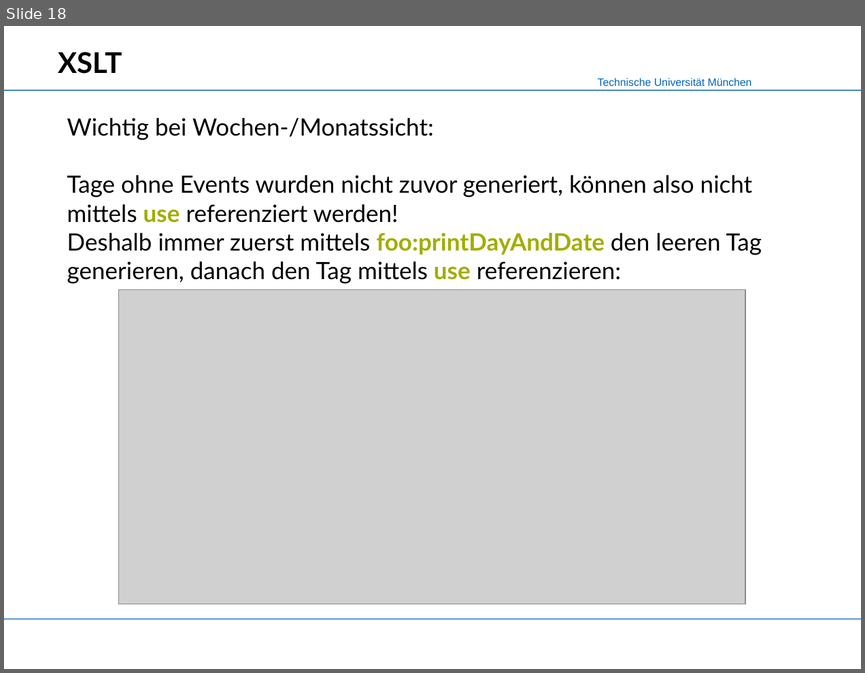
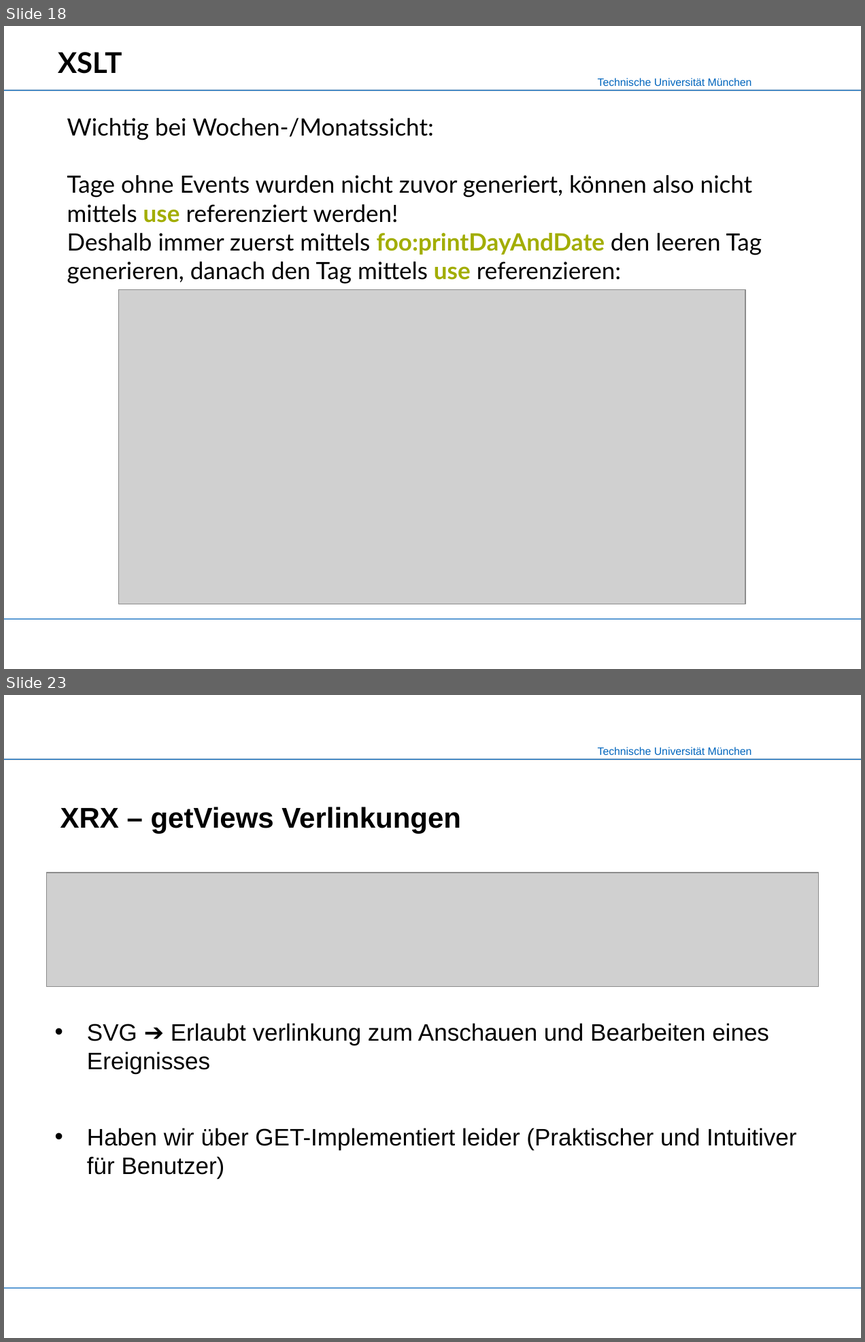
Before and after one commit to mokshasoul/XML-Praktikum, a slide deck: Slides/Slides_CalendarX.ppt. Shown one above the other, each under a label of ours: slide 18 before the commit, slides 18 and 23 after it; the slides between them are not shown. The pictures are 865x673 and 865x1342 pixels, drawn with LibreOffice and Linux fonts; fonts in the diff are those of the drawing; grey boxes stand for pictures; background and template pictures are left out. Boxes give left, top, right and bottom in pixels: in the first picture for what was removed or moved away, otherwise in the second. Text is boxed around its words. In the diff, an @@ line names an element or a change of style, - is before the commit and + after.

```diff
--- a/Slides/Slides_CalendarX.ppt
+++ b/Slides/Slides_CalendarX.ppt
@@ slide 23 added at (x1=4, y1=695, x2=861, y2=1338), background #FFFFFF; not listed: 4 template elements that a slide beside it also shows @@
@@ title added at (x1=60, y1=807, x2=461, y2=833), 24 pt, text #000000, bold @@
+XRX – getViews Verlinkungen
@@ picture added at (x1=46, y1=872, x2=818, y2=986) @@
@@ text added at (x1=87, y1=1023, x2=796, y2=1178), 20 pt, text #000000 @@
+• SVG ➔ Erlaubt verlinkung zum Anschauen und Bearbeiten eines Ereignisses
+• Haben wir über GET-Implementiert leider (Praktischer und Intuitiver für Benutzer)
```
Also in this commit, not shown: 6 other slides added, 8 other files.
